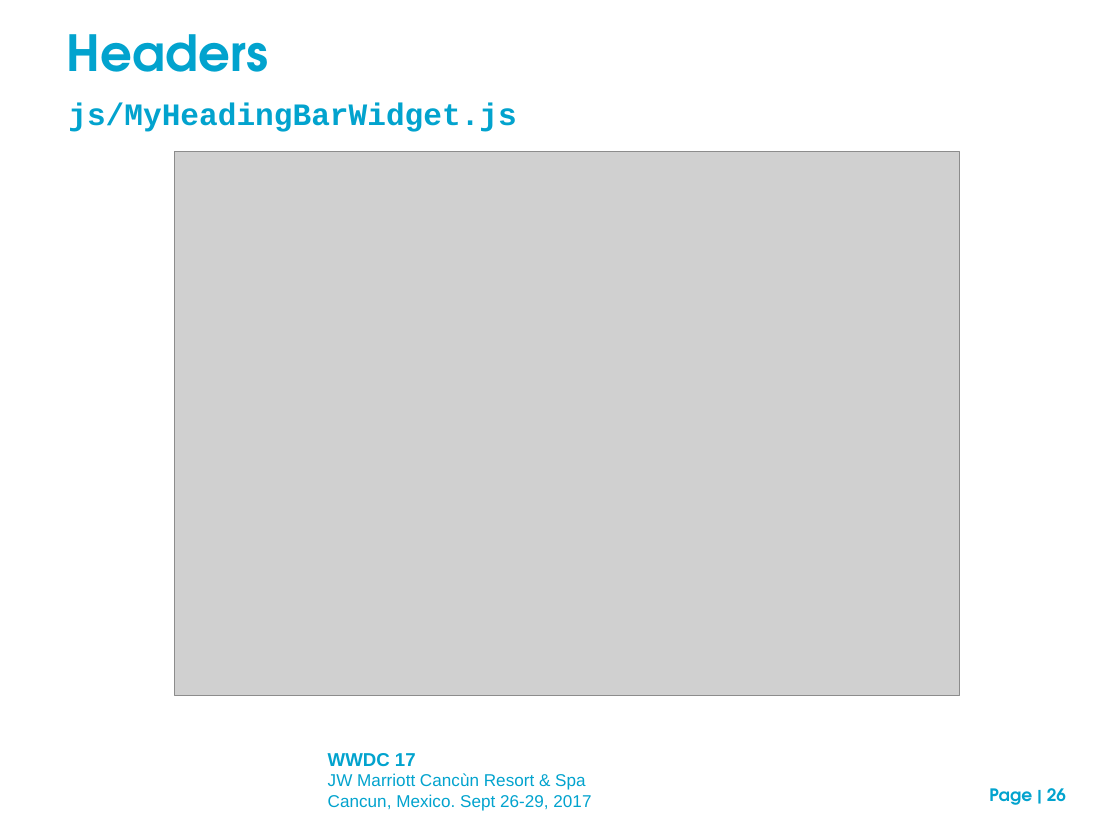
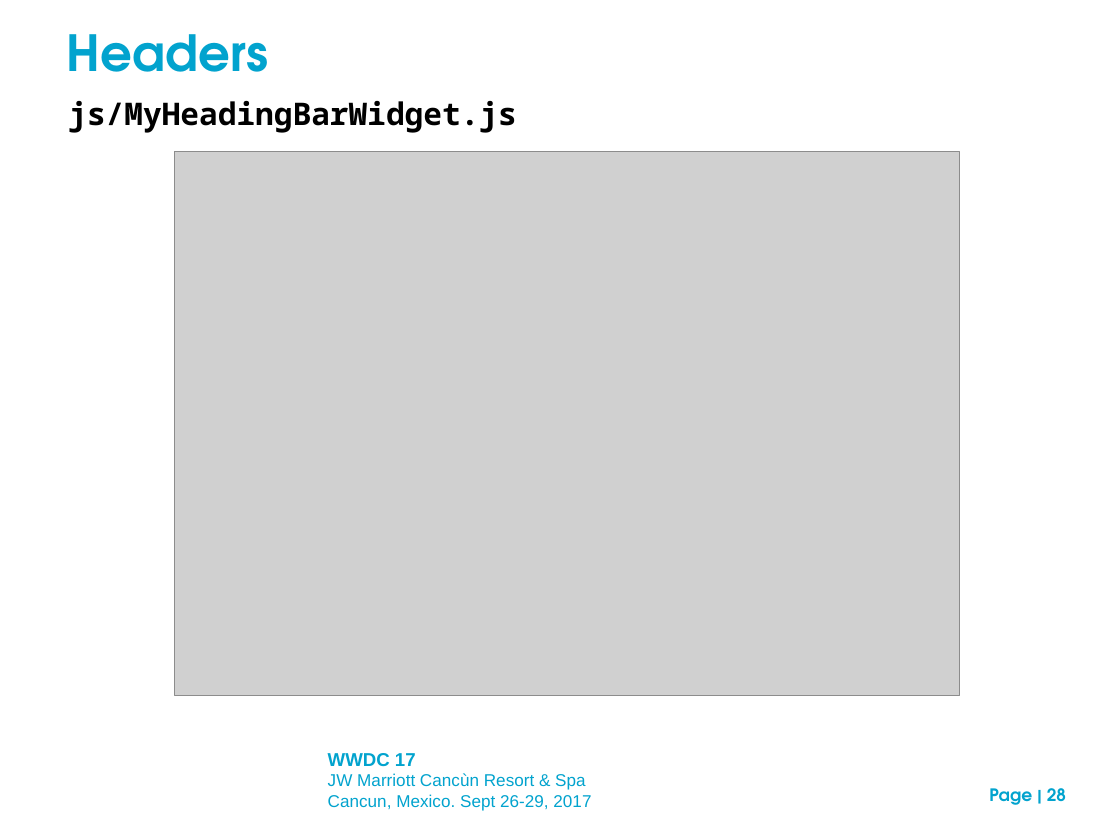
Before and after one commit to neilm-fourjs/njms_demos310, a slide deck: slide 28 of gbc/presentation/GBC_customization_draft.ppt (slide 26 before the commit). Drawn at 1120x840 pixels with LibreOffice and Linux fonts; fonts in the diff are those of the drawing; grey boxes stand for pictures; background and template pictures are left out. Boxes give left, top, right and bottom in pixels: in the first picture for what was removed or moved away, otherwise in the second. Text is boxed around its words. In the diff, an @@ line names an element or a change of style, - is before the commit and + after.

```diff
--- a/gbc/presentation/GBC_customization_draft.ppt
+++ b/gbc/presentation/GBC_customization_draft.ppt
@@ text "js/MyHeadingBarWidget.js" at [68, 101, 516, 133]: font Courier New to Noto Sans Mono, text colour #02A3CE to #000000 @@
@@ page number at [989, 788, 1066, 805]: text changed @@
-Page | 26
+Page | 28
```
Also in this commit, not shown: 17 other slides changed, 7 slides added, 1 slide removed, 1 other file.
